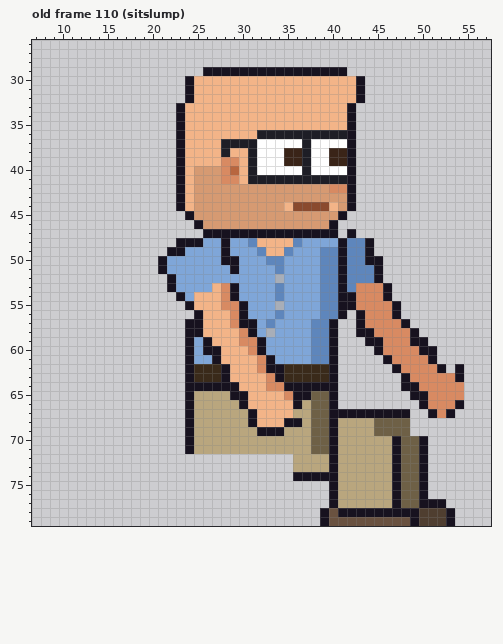
Pixel-art file -- sprites/staff/office_adam_right_anim.aseprite. Above is the file before it was changed.
64x80 pixels, 129 frames. Colours within 5 levels of each other are drawn and written as one. Shown: old frame 110 (sitslump): x 7..57, y 26..79. The commit also changed other frames, which this record leaves out.
The result:
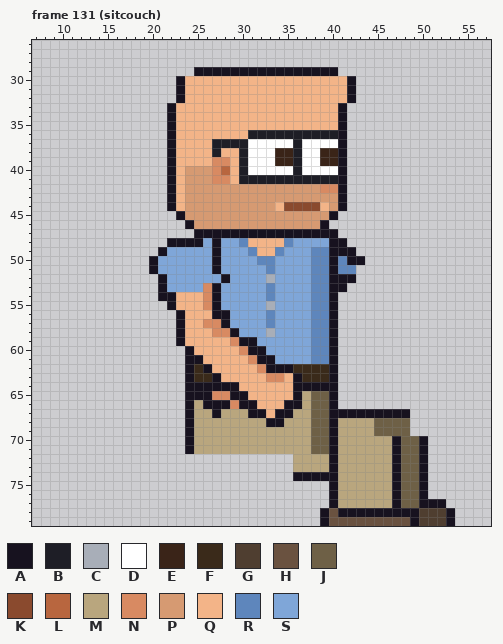
Palette (. is transparent): A #17121f  B #1e1e26  C #a8aeb8  D #ffffff  E #3a2418  F #3a2a1a  G #4f3e30  H #6a5240  J #6e6046  K #8a4a2e  L #b8663f  M #b9a67e  N #d88a62  P #d69a72  Q #f3b488  R #5e86bc  S #7fa6d8
A new or re-ordered frame is compared with the old frame closest to it.
Changes in this commit:
frames 129 -> 135
--- frame 131 (sitcouch) is new; against old frame 110 (sitslump)
@@ x 7..57 @@
 28 ...................................................
-29 ...................AAAAAAAAAAAAAAAA................
-30 .................AQQQQQQQQQQQQQQQQQQA..............
-31 .................AQQQQQQQQQQQQQQQQQQA..............
-32 .................AQQQQQQQQQQQQQQQQQQA..............
-33 ................AQQQQQQQQQQQQQQQQQQA...............
-34 ................AQQQQQQQQQQQQQQQQQQA...............
-35 ................AQQQQQQQQQQQQQQQQQQA...............
-36 ................AQQQQQQQQBBBBBBBBBBA...............
-37 ................AQQQQBBBBDDDDDBDDDDA...............
-38 ................AQQQQBQQBDDDEEBDDEEA...............
-39 ................AQQQQNNQBDDDEEBDDEEA...............
-40 ................AQPPPNLQBDDDDDBDDDDA...............
-41 ................AQPPPNNQBBBBBBBBBBBA...............
-42 ................AQPPPPPPPPPPPPPPPNNA...............
-43 ................AQPPPPPPPPPPPPPPPPPA...............
-44 ................AQPPPPPPPPPPQKKKKQPA...............
-45 .................APPPPPPPPPPPPPPPPA................
-46 ..................APPPPPPPPPPPPPPA.................
-47 ...................AAAAAAAAAAAAAAA.A...............
-48 ................AAASSASSRQQQQRSSSSARRA.............
-49 ...............AASSSSASSSRQQRSSSRRARRA.............
-50 ..............ASSSSSSAASSSRRSSSSRRARRAA............
-51 ..............ASSSSSSSASSSSRSSSSRRARRRA............
-52 ...............ASSSSSSSSSSSCSSSSRRARRRA............
-53 ...............ASSSSQNASSSSRSSSSRRARNNNA...........
-54 ................ASQQQNASSSSRSSSSRRAANNNA...........
-55 .................AQQQNNASSSCSSSSRRAANNNNA..........
-56 ..................AQQQNASSSRSSSSRRA.ANNNA..........
-57 .................AAQQQNAASRSSSSRRA..ANNNNA.........
-58 .................AAQQQQNASCSSSSRRA..AANNNNA........
-59 .................ASAQQQNNASSSSSRRA...AANNNAA.......
-60 .................ASAAQQQNASSSSSRRA....ANNNNAA......
-61 .................ASSAQQQQNASSSSRRA.....ANNNNA......
-62 .................AFFFAQQQNAAFFFFFA......ANNNNA.A...
-63 .................AFFFAQQQQNAFFFFFA.......ANNNNNA...
-64 .................AAAAAAQQQNNAAAAAA.......AANNNNN...
-65 .................AMMMMAAQQQQNAAJJA........AANNNN...
-66 .................AMMMMMAQQQQQAMJJA.........ANNNA...
-67 .................AMMMMMMAQQQQMMJJAAAAAAAAA..ANA....
-68 .................AMMMMMMAQQQAAMJJAMMMMJJJJ.........
-69 .................AMMMMMMMAAAMMMJJAMMMMJJJJ.........
+29 ..................AAAAAAAAAAAAAAAA.................
+30 ................AQQQQQQQQQQQQQQQQQQA...............
+31 ................AQQQQQQQQQQQQQQQQQQA...............
+32 ................AQQQQQQQQQQQQQQQQQQA...............
+33 ...............AQQQQQQQQQQQQQQQQQQA................
+34 ...............AQQQQQQQQQQQQQQQQQQA................
+35 ...............AQQQQQQQQQQQQQQQQQQA................
+36 ...............AQQQQQQQQBBBBBBBBBBA................
+37 ...............AQQQQBBBBDDDDDBDDDDA................
+38 ...............AQQQQBQQBDDDEEBDDEEA................
+39 ...............AQQQQNNQBDDDEEBDDEEA................
+40 ...............AQPPPNLQBDDDDDBDDDDA................
+41 ...............AQPPPNNQBBBBBBBBBBBA................
+42 ...............AQPPPPPPPPPPPPPPPNNA................
+43 ...............AQPPPPPPPPPPPPPPPPPA................
+44 ...............AQPPPPPPPPPPQKKKKQPA................
+45 ................APPPPPPPPPPPPPPPPA.................
+46 .................APPPPPPPPPPPPPPA..................
+47 ..................AAAAAAAAAAAAAAAA.................
+48 ...............AAAASASSRQQQQRSSSSAA................
+49 ..............ASSSSSASSSRQQRSSSRRAAA...............
+50 .............ASSSSSSASSSSRRSSSSRRARAA..............
+51 .............ASSSSSSASSSSSRSSSSRRARR...............
+52 ..............ASSSSSSASSSSCSSSSRRAAA...............
+53 ..............ASSSSNASSSSSRSSSSRRAA................
+54 ..............AAQQQNASSSSSRSSSSRRA.................
+55 ...............AQQQNASSSSSCSSSSRRA.................
+56 ................AQQQAASSSSRSSSSRRA.................
+57 ................AQQNNASSSSRSSSSRRA.................
+58 ................AQQQNNASSSCSSSSRRA.................
+59 ................AQQQQQNAASSSSSSRRA.................
+60 .................AQQQQQNAASSSSSRRA.................
+61 .................AAQQQQQNAASSSSRRA.................
+62 .................AFAQQQQQNAAAFFFFA.................
+63 .................AFFAQQQQQNNQAFFFA.................
+64 .................AAAAAAQQQQQQAAAAA.................
+65 .................AAANNAAQQQQQAMJJA.................
+66 .................AMAAANAAQQQAAMJJA.................
+67 .................AMMAMMMAAQAAMMJJAAAAAAAAA.........
+68 .................AMMMMMMMMAAMMMJJAMMMMJJJJ.........
+69 .................AMMMMMMMMMMMMMJJAMMMMJJJJ.........
 70 .................AMMMMMMMMMMMMMJJAMMMMMMAJJA.......
Pixel boxes of the changes (left, top, right, bottom) in both pictures:
changed: (149, 67, 464, 436)
